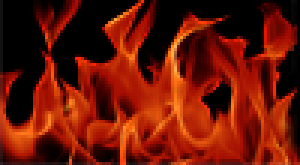
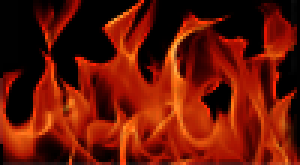
Revision of a layered 300×165 image; what changed, layer by layer:
painted on "Layer 1" over [0, 0, 3, 165]
